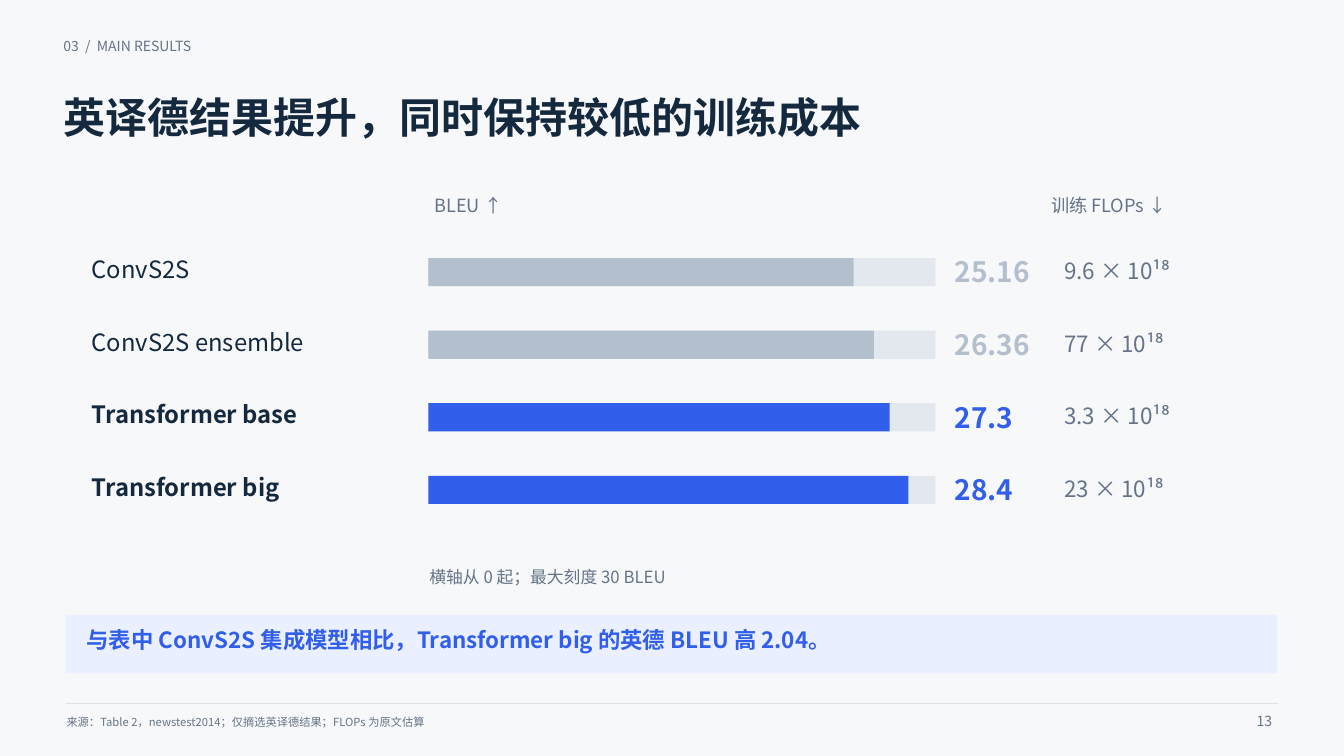
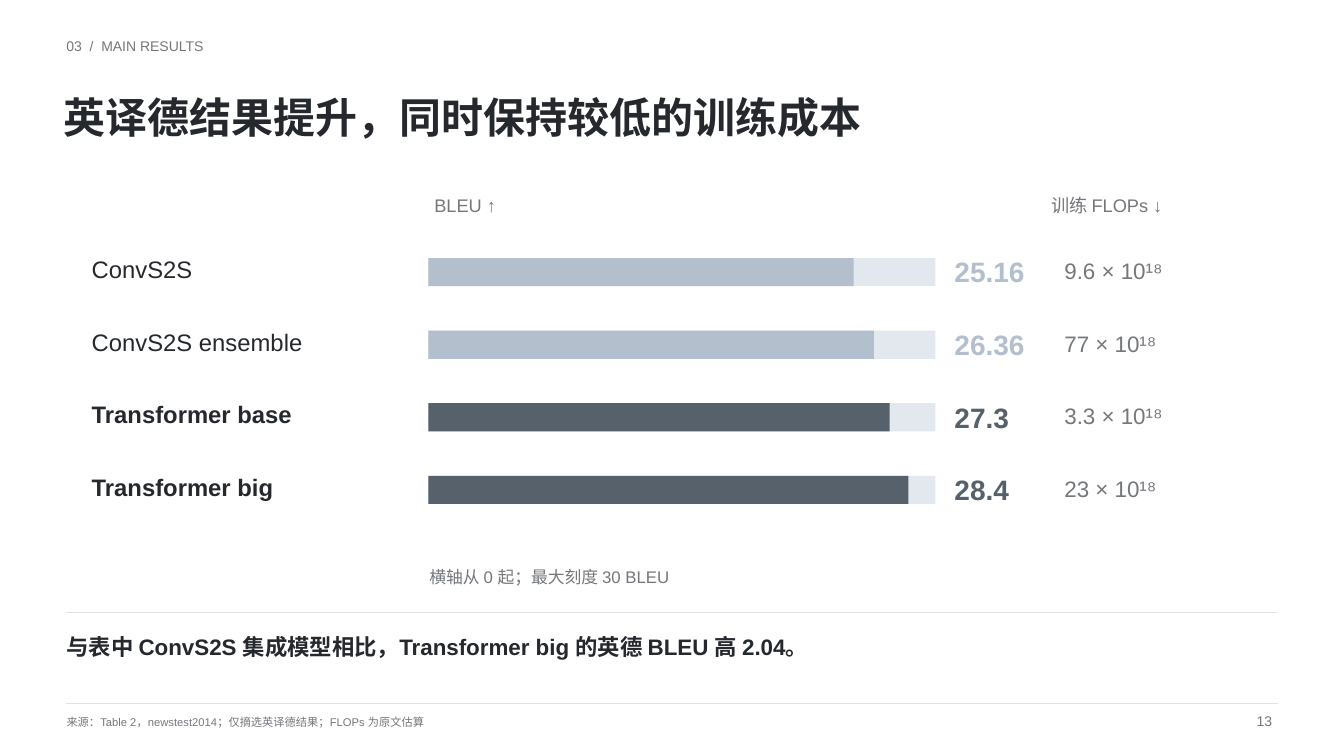
Before and after one commit to yueyunsun77-debug/yueyunsun77-debug, a slide deck: slide 13 of 组会汇报/第一次组会汇报/Transformer_组会汇报_简约学术版.pptx. Drawn at 1344x756 pixels with LibreOffice and Linux fonts; fonts in the diff are those of the drawing. Boxes give left, top, right and bottom in pixels: in the first picture for what was removed or moved away, otherwise in the second. Text is boxed around its words. In the diff, an @@ line names an element or a change of style, - is before the commit and + after.

```diff
--- a/组会汇报/第一次组会汇报/Transformer_组会汇报_简约学术版.pptx
+++ b/组会汇报/第一次组会汇报/Transformer_组会汇报_简约学术版.pptx
@@ background #F7F8FA to #FFFFFF @@
@@ font Noto Sans CJK SC to Arial, text colour #657487 to #74777C in 10 elements at (67,716,424,728), (1257,716,1273,726), (434,199,481,212), (1051,197,1149,214), (1064,263,1163,279), (1064,336,1157,352), (1064,408,1163,424), (1064,481,1157,497), (429,569,669,586), (66,41,203,51) @@
@@ text "25.16" at (954,263,1024,282): font Noto Sans CJK SC to Arial @@
@@ text "26.36" at (954,335,1024,355): font Noto Sans CJK SC to Arial @@
@@ rectangle at (429,403,890,432): fill #315EEB to #56616C @@
@@ text "27.3" at (954,408,1008,429): font Noto Sans CJK SC to Arial, text colour #315EEB to #56616C @@
@@ font Noto Sans CJK SC to Arial, text colour #14283E to #25282D in 5 elements at (63,97,861,139), (92,261,193,279), (92,333,302,352), (92,405,291,424), (92,478,273,501) @@
@@ rectangle at (429,476,908,504): fill #315EEB to #56616C @@
@@ text "28.4" at (954,480,1008,501): font Noto Sans CJK SC to Arial, text colour #315EEB to #56616C @@
@@ rectangle removed at (66,615,1277,674) @@
@@ line added from (66, 613) to (1277, 613), #DFE1E3 0.9 pt @@
@@ text "与表中 ConvS2S 集成模型相比，Transformer big 的英德 ...": place and size @@
-text "与表中 ConvS2S 集成模型相比，Transformer big 的英德 ..." at (87,629,831,653)
+text "与表中 ConvS2S 集成模型相比，Transformer big 的英德 ..." at (66,636,808,660)
@@ text "与表中 ConvS2S 集成模型相比，Transformer big 的英德 ..." at (66,636,808,660): font Noto Sans CJK SC to Arial, text colour #315EEB to #25282D @@
```
Also in this commit, not shown: 18 other slides changed, 4 other files.
